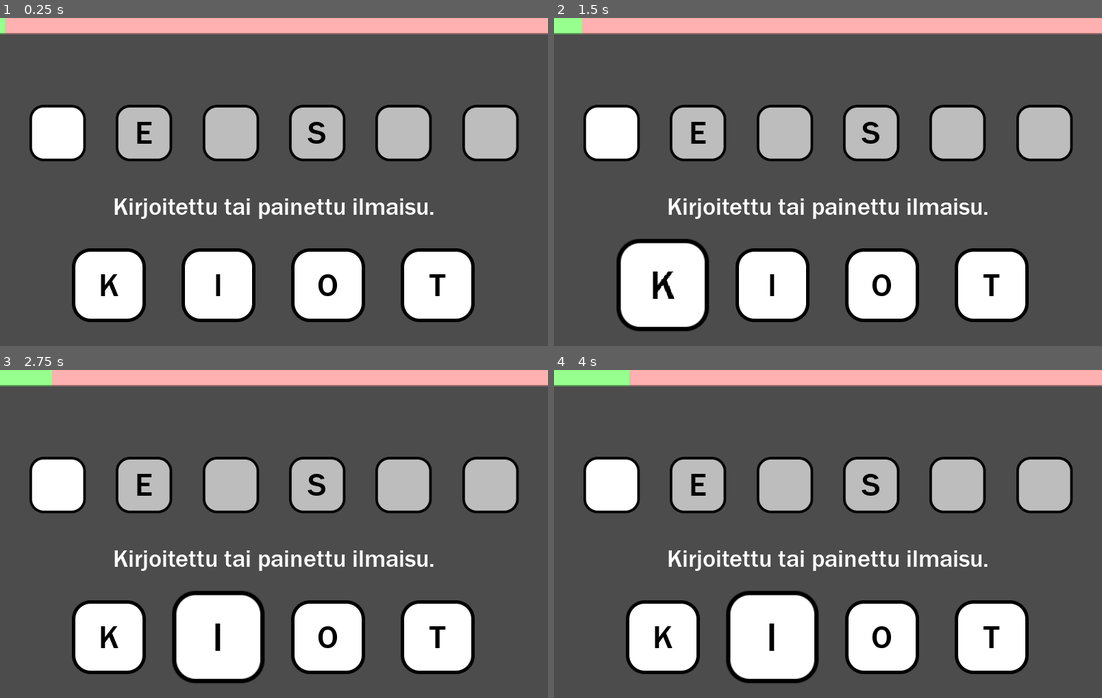
Above: before the commit, frames 1-4 (two rows, left to right).
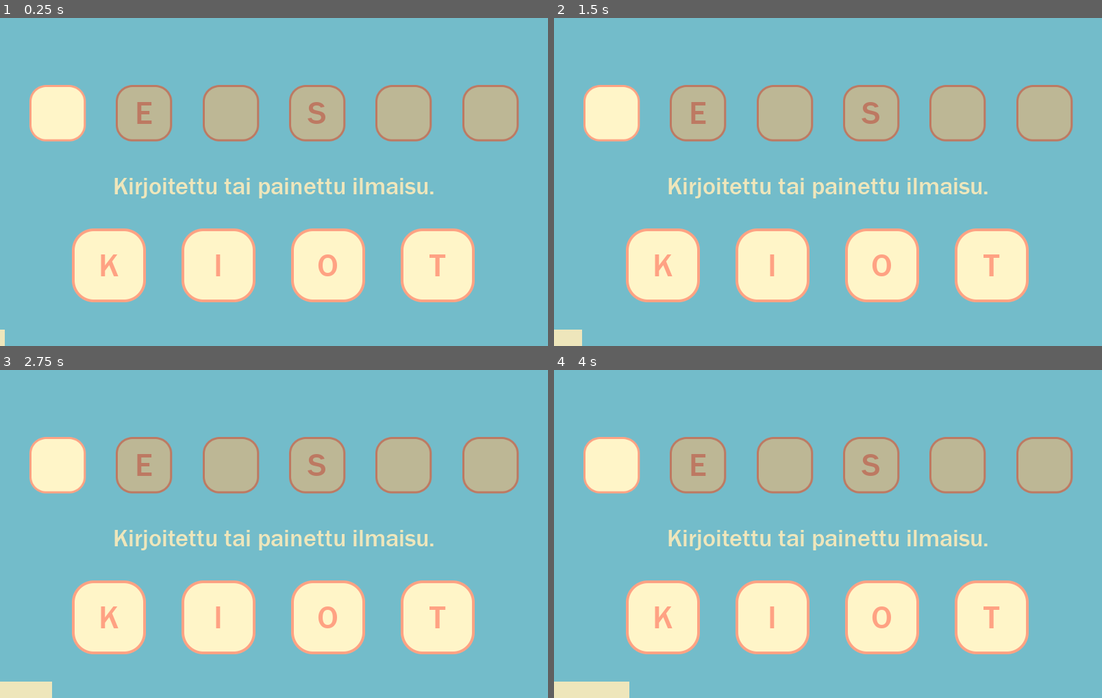
Above: after the commit, the same moments.

Repository: Tuizku/AisticoGamePrototypes
Game: Godot game, scene res://srv/game.tscn
Same seed, same stepped clock (60 frames per second), same inputs: the game is played once before the commit and once after it.
Inputs:
- Up to frame 1 (0.25 s): no input
- Up to frame 2 (1.5 s): hold Up (ui_up) 0.53-1.28 s; tap Enter at 1.25 s
- Up to frame 3 (2.75 s): tap Space at 2 s; hold Up (ui_up) from 2.03 s (still down)
- Up to frame 4 (4 s): release Up (ui_up) at 3.53 s

The runs differ from the first frame. In frame 1, 100% of the frame differs, in the area x 0-100%, y 0-100%; in frame 2, 100%; in frame 3, 100%; in frame 4, 100%.

Commit message:
Loppukohtaus, animointi setup ja värit

Diff:
--- /dev/null
+++ b/Sanapeli v.0.3/fonts/big font.tres
@@ -0,0 +1,7 @@
+[gd_resource type="DynamicFont" load_steps=2 format=2]
+
+[ext_resource path="res://fonts/framd.ttf" type="DynamicFontData" id=1]
+
+[resource]
+size = 80
+font_data = ExtResource( 1 )
--- a/Sanapeli v.0.3/project.godot
+++ b/Sanapeli v.0.3/project.godot
@@ -9,12 +9,18 @@
 config_version=4
 
 _global_script_classes=[ {
+"base": "Control",
+"class": "end_controller",
+"language": "GDScript",
+"path": "res://srv/end_controller.gd"
+}, {
 "base": "Reference",
 "class": "funcs",
 "language": "GDScript",
 "path": "res://srv/funcs.gd"
 } ]
 _global_script_class_icons={
+"end_controller": "",
 "funcs": ""
 }
 
@@ -23,6 +29,10 @@
 config/name="Sanapeli v.0.3"
 run/main_scene="res://srv/game.tscn"
 config/icon="res://icon.png"
+
+[autoload]
+
+Global="*res://srv/Global.gd"
 
 [display]
 
--- /dev/null
+++ b/Sanapeli v.0.3/srv/Global.gd
@@ -0,0 +1,3 @@
+extends Node
+
+var Points : Array = []
--- a/Sanapeli v.0.3/srv/char_box.tscn
+++ b/Sanapeli v.0.3/srv/char_box.tscn
@@ -1,11 +1,29 @@
-[gd_scene load_steps=3 format=2]
+[gd_scene load_steps=4 format=2]
 
 [ext_resource path="res://sprites/char_box.png" type="Texture" id=1]
 [ext_resource path="res://fonts/font.tres" type="DynamicFont" id=2]
 
-[node name="Char Box 1" type="TextureRect"]
-margin_right = 55.0
-margin_bottom = 55.0
+[sub_resource type="Animation" id=1]
+resource_name = "Selecting"
+length = 2.0
+tracks/0/type = "value"
+tracks/0/path = NodePath(".:rect_position")
+tracks/0/interp = 1
+tracks/0/loop_wrap = true
+tracks/0/imported = false
+tracks/0/enabled = false
+tracks/0/keys = {
+"times": PoolRealArray( 0, 2 ),
+"transitions": PoolRealArray( 1, 1 ),
+"update": 3,
+"values": [ Vector2( 0, 0 ), Vector2( 0, -20 ) ]
+}
+
+[node name="Char Box 1" type="Control"]
+
+[node name="Image" type="TextureRect" parent="."]
+anchor_right = 1.0
+anchor_bottom = 1.0
 texture = ExtResource( 1 )
 expand = true
 stretch_mode = 6
@@ -13,13 +31,16 @@
 [node name="VBoxContainer" type="VBoxContainer" parent="."]
 anchor_right = 1.0
 anchor_bottom = 1.0
+margin_bottom = 1.0002
 alignment = 1
 
 [node name="Text" type="RichTextLabel" parent="VBoxContainer"]
-modulate = Color( 0, 0, 0, 1 )
-margin_right = 55.0
+modulate = Color( 1, 0.639216, 0.517647, 1 )
 margin_bottom = 56.0
 custom_fonts/normal_font = ExtResource( 2 )
 bbcode_enabled = true
 fit_content_height = true
 scroll_active = false
+
+[node name="AnimationPlayer" type="AnimationPlayer" parent="."]
+anims/Selecting = SubResource( 1 )
--- a/Sanapeli v.0.3/srv/control_boxes.gd
+++ b/Sanapeli v.0.3/srv/control_boxes.gd
@@ -4,14 +4,17 @@
 
 var letterRarity : Array = ["aitneslo", "kuämvr", "jhypdögbfcwåqxz"]
 
+
 var boxes = []
 var boxTexts = []
+var boxAnimators = []
 var originalPoses = []
 
 func _ready():
 	for i in get_child_count():
 		boxes.append(get_child(i))
-		boxTexts.append(boxes[i].get_child(0).get_child(0))
+		boxTexts.append(boxes[i].get_node("VBoxContainer").get_node("Text"))
+		boxAnimators.append(boxes[i].get_node("AnimationPlayer") as AnimationPlayer)
 		originalPoses.append(boxes[i].rect_position)
 		boxTexts[i].bbcode_enabled = true
 
@@ -36,7 +39,7 @@
 	for i in _count:
 		# Create and Setup
 		var box = scene.instance()
-		var boxText = box.get_child(0).get_child(0)
+		var boxText = box.get_node("VBoxContainer").get_node("Text")
 		add_child(box)
 		boxes.append(box)
 		boxTexts.append(boxText)
@@ -44,7 +47,7 @@
 		# Set Anchors
 		box.anchor_left = boxSize * i + boxGap * (i + 1)
 		box.anchor_right = box.anchor_left + boxSize
-		box.anchor_bottom = 0.36
+		box.anchor_bottom = 0.3
 		box.anchor_top = box.anchor_bottom - boxSize
 
 		# Fixes stuff with the text centering (NOT FINISHED)
@@ -64,13 +67,16 @@
 func _on_Control_char_box_selected(_box_index):
 	for i in len(boxes):
 		if _box_index == i:
-			originalPoses[i] = boxes[i].rect_position
-			boxes[i].rect_scale = Vector2(1.25, 1.25)
-			var _scale = boxes[i].rect_scale
-			boxes[i].rect_position -= Vector2(110 * (_scale.x - 1) / 2, 110 * (_scale.y - 1) / 2)
-		elif (boxes[i].rect_scale == Vector2(1.25, 1.25)):
-			boxes[i].rect_scale = Vector2(1, 1)
-			boxes[i].rect_position = originalPoses[i]
+			boxAnimators[i].play("Selecting")
+		elif boxAnimators[i].is_playing():
+			boxAnimators[i].stop(0)
+			#originalPoses[i] = boxes[i].rect_position
+			#boxes[i].rect_scale = Vector2(1.25, 1.25)
+			#var _scale = boxes[i].rect_scale
+			#boxes[i].rect_position -= Vector2(110 * (_scale.x - 1) / 2, 110 * (_scale.y - 1) / 2)
+		#elif (boxes[i].rect_scale == Vector2(1.25, 1.25)):
+			#boxes[i].rect_scale = Vector2(1, 1)
+			#boxes[i].rect_position = originalPoses[i]
 
 
 func _on_Control_char_chosen(_char, _index):
--- /dev/null
+++ b/Sanapeli v.0.3/srv/end.tscn
@@ -0,0 +1,49 @@
+[gd_scene load_steps=5 format=2]
+
+[ext_resource path="res://fonts/hint font.tres" type="DynamicFont" id=1]
+[ext_resource path="res://fonts/big font.tres" type="DynamicFont" id=2]
+[ext_resource path="res://fonts/font.tres" type="DynamicFont" id=3]
+[ext_resource path="res://srv/end_controller.gd" type="Script" id=4]
+
+[node name="Control" type="Control"]
+anchor_right = 1.0
+anchor_bottom = 1.0
+script = ExtResource( 4 )
+
+[node name="ColorRect" type="ColorRect" parent="."]
+anchor_right = 1.0
+anchor_bottom = 1.0
+color = Color( 0.454902, 0.741176, 0.796078, 1 )
+
+[node name="Main Text" type="RichTextLabel" parent="."]
+modulate = Color( 0.937255, 0.905882, 0.737255, 1 )
+anchor_top = 0.325
+anchor_right = 1.0
+anchor_bottom = 0.525
+custom_fonts/normal_font = ExtResource( 2 )
+bbcode_enabled = true
+bbcode_text = "[center]?/6 oikein!"
+text = "?/6 oikein!"
+scroll_active = false
+
+[node name="Points Text" type="RichTextLabel" parent="."]
+modulate = Color( 0.937255, 0.905882, 0.737255, 1 )
+anchor_top = 0.525
+anchor_right = 1.0
+anchor_bottom = 0.65
+custom_fonts/normal_font = ExtResource( 3 )
+bbcode_enabled = true
+bbcode_text = "[center]??? pistettä"
+text = "??? pistettä"
+scroll_active = false
+
+[node name="How to Play Again Text" type="RichTextLabel" parent="."]
+modulate = Color( 0.937255, 0.905882, 0.737255, 0.545098 )
+anchor_top = 0.8
+anchor_right = 1.0
+anchor_bottom = 0.9
+custom_fonts/normal_font = ExtResource( 1 )
+bbcode_enabled = true
+bbcode_text = "[center](aloita uusi peli heilauttamalla kättä)"
+text = "(aloita uusi peli heilauttamalla kättä)"
+scroll_active = false
--- /dev/null
+++ b/Sanapeli v.0.3/srv/end_controller.gd
@@ -0,0 +1,25 @@
+extends Control
+class_name end_controller
+
+var points : Array = []
+var tryAgainTimer : int = 0
+
+
+func _ready():
+	points = Global.Points
+	var correct = 0
+	var total_points = 0
+	for i in len(points):
+		total_points += points[i]
+		if points[i] != 0: correct += 1
+	get_node("Main Text").bbcode_text = "[center]" + str(correct) + "/6 oikein!"
+	get_node("Points Text").bbcode_text = "[center]" + str(total_points) + " pistettä"
+
+func _physics_process(delta):
+	#if Input.is_action_just_pressed("ui_up") or tryAgainTimer != 0:
+		#tryAgainTimer += delta
+
+	#if tryAgainTimer >= 2:
+	if Input.is_action_just_pressed("ui_up"):
+		#tryAgainTimer = 0
+		if get_tree().change_scene("res://srv/game.tscn") != OK: print("scene change failed")
--- a/Sanapeli v.0.3/srv/game.tscn
+++ b/Sanapeli v.0.3/srv/game.tscn
@@ -12,6 +12,11 @@
 anchor_bottom = 1.0
 script = ExtResource( 2 )
 
+[node name="ColorRect" type="ColorRect" parent="."]
+anchor_right = 1.0
+anchor_bottom = 1.0
+color = Color( 0.454902, 0.741176, 0.796078, 1 )
+
 [node name="Sel Char Boxes" type="Control" parent="."]
 anchor_right = 1.0
 anchor_bottom = 1.0
@@ -20,33 +25,33 @@
 
 [node name="Char Box 1" parent="Sel Char Boxes" instance=ExtResource( 1 )]
 anchor_left = 0.13
-anchor_top = 0.7
+anchor_top = 0.64
 anchor_right = 0.27
-anchor_bottom = 0.9
+anchor_bottom = 0.84
 margin_right = -2.00002
 margin_bottom = 14.0
 
 [node name="Char Box 2" parent="Sel Char Boxes" instance=ExtResource( 1 )]
 anchor_left = 0.33
-anchor_top = 0.7
+anchor_top = 0.64
 anchor_right = 0.47
-anchor_bottom = 0.9
+anchor_bottom = 0.84
 margin_right = -2.0
 margin_bottom = 14.0
 
 [node name="Char Box 3" parent="Sel Char Boxes" instance=ExtResource( 1 )]
 anchor_left = 0.53
-anchor_top = 0.7
+anchor_top = 0.64
 anchor_right = 0.67
-anchor_bottom = 0.9
+anchor_bottom = 0.84
 margin_right = -2.0
 margin_bottom = 14.0
 
 [node name="Char Box 4" parent="Sel Char Boxes" instance=ExtResource( 1 )]
 anchor_left = 0.73
-anchor_top = 0.7
+anchor_top = 0.64
 anchor_right = 0.87
-anchor_bottom = 0.9
+anchor_bottom = 0.84
 margin_right = -2.0
 margin_bottom = 14.0
 
@@ -61,16 +66,10 @@
 anchor_bottom = 1.0
 script = ExtResource( 5 )
 
-[node name="Background" type="TextureRect" parent="Time"]
-modulate = Color( 1, 0.694118, 0.694118, 1 )
-anchor_right = 1.0
-margin_bottom = 24.0
-texture = ExtResource( 4 )
-stretch_mode = 1
-
 [node name="Fill" type="TextureRect" parent="Time"]
-modulate = Color( 0.592157, 1, 0.556863, 1 )
-anchor_right = 1.0
+modulate = Color( 0.937255, 0.905882, 0.737255, 1 )
+anchor_top = 0.95
+anchor_bottom = 1.0
 texture = ExtResource( 4 )
 stretch_mode = 1
 
@@ -84,15 +83,17 @@
 text = "1min 20s"
 
 [node name="Middle Text Container" type="VBoxContainer" parent="."]
-anchor_top = 0.475
-anchor_right = 1.0
-anchor_bottom = 0.675
+anchor_left = 0.025
+anchor_top = 0.425
+anchor_right = 0.975
+anchor_bottom = 0.6
 alignment = 1
 
 [node name="Middle Text" type="RichTextLabel" parent="Middle Text Container"]
-margin_top = 27.0
-margin_right = 800.0
-margin_bottom = 69.0
+modulate = Color( 0.937255, 0.905882, 0.737255, 1 )
+margin_top = 21.0
+margin_right = 760.0
+margin_bottom = 63.0
 custom_fonts/normal_font = ExtResource( 6 )
 bbcode_enabled = true
 bbcode_text = "[center]"
--- a/Sanapeli v.0.3/srv/game_controller.gd
+++ b/Sanapeli v.0.3/srv/game_controller.gd
@@ -2,7 +2,6 @@
 
 # Exports
 export var GameTime : float = 29
-
 # Data and Nodes
 var wordsData
 var usedWords : Array = []
@@ -136,7 +135,12 @@
 	# If the word is filled, code gets here
 	editingCharIndex = -1
 	emit_signal("editing_char_selected", editingCharIndex)
-	cutscene()
+
+	if playingWordNum >= 6:
+		add_points()
+		Global.Points = points
+		if get_tree().change_scene("res://srv/end.tscn") != OK: print("scene change failed")
+	else: cutscene()
 func cutscene():
 	# START OF CUTSCENE
 
@@ -149,10 +153,10 @@
 	emit_signal("hide_boxes", "sel")
 	emit_signal("word_created", selectedWord["word"])
 	if points[len(points) - 1] != 0:
-		middleText.modulate = Color.green
+		#middleText.modulate = Color.green
 		middleText.bbcode_text = "[center]" + funcs.random_correct_sentence()
 	else:
-		middleText.modulate = Color.lightcoral
+		#middleText.modulate = Color.lightcoral
 		middleText.bbcode_text = "[center]" + funcs.random_wrong_sentence()
 	yield(get_tree().create_timer(3), "timeout")
 
@@ -160,12 +164,12 @@
 
 	# MIDDLE OF CUTSCENE (new word and possibly an early hint)
 	var parent : BoxContainer = middleText.get_parent()
-	middleText.modulate = Color.white
+	#middleText.modulate = Color.white
 
 	# if early hint cutscene would take more than 1 seconds, display it
 	if time >= 1:
 		new_word()
-		parent.alignment = BoxContainer.ALIGN_BEGIN
+		#parent.alignment = BoxContainer.ALIGN_BEGIN
 		middleText.bbcode_text = "[center]" + selectedWord["definition"]
 		emit_signal("hide_boxes", "word")
 		yield(get_tree().create_timer(time), "timeout")
@@ -179,7 +183,7 @@
 
 
 	# END OF CUTSCENE
-	parent.alignment = BoxContainer.ALIGN_CENTER
+	#parent.alignment = BoxContainer.ALIGN_CENTER
 	editingWord = true
 	emit_signal("show_boxes", "all")
 func add_points():
@@ -192,6 +196,7 @@
 				elif word[i] in letterRarity[1]: points[pointsIndex] += 10
 				elif word[i] in letterRarity[2]: points[pointsIndex] += 15
 		points[pointsIndex] += int(timeLeft / 2)
+		print(points[pointsIndex])
 func change_difficulty():
 	if word == selectedWord["word"]:
 		difficulty += 0.003 * timeLeft * len(word)
@@ -225,7 +230,12 @@
 
 	# Start a new word by calling cutscene
 	if (timeLeft <= 0):
+
 		if editingWord == true:
+			if playingWordNum >= 6:
+				Global.Points = points
+				if get_tree().change_scene("res://srv/end.tscn") != OK: print("scene change failed")
+
 			editingCharIndex = -1
 			emit_signal("editing_char_selected", editingCharIndex)
 			cutscene()
--- a/Sanapeli v.0.3/srv/time.gd
+++ b/Sanapeli v.0.3/srv/time.gd
@@ -3,7 +3,7 @@
 var fill
 
 func _ready():
-	fill = get_child(1)
+	fill = get_child(0)
 
 func _on_Control_change_time(timeAnchor):
 	fill.anchor_right = timeAnchor
Binary file added: Sanapeli v.0.3/sprites/char_box - og.png
Not shown, added: Sanapeli v.0.3/sprites/char_box - og.png.import
Binary file changed: Sanapeli v.0.3/sprites/char_box.png
Binary file changed: Sanapeli v.0.3/sprites/time slider.png
Not shown, added: (Kuvat)/Salmon Sushi sanapeli lookki.png
